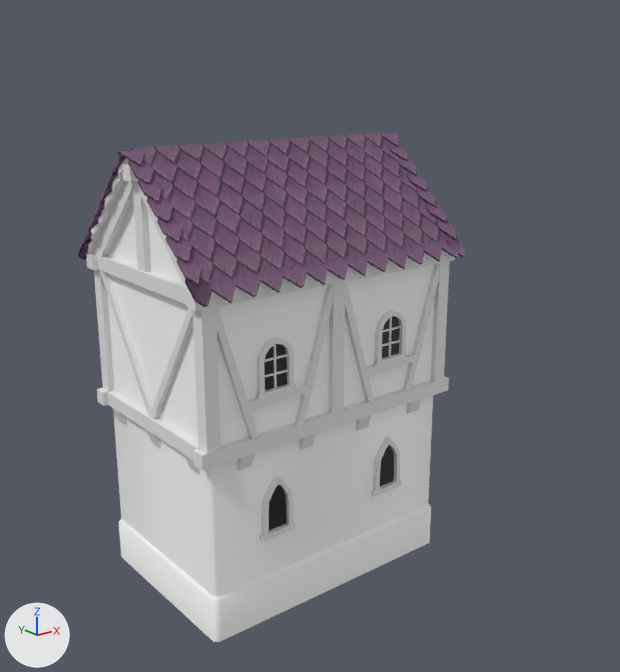
An edit to the FBX model models/small_house_010.fbx, drawn before and after from the same camera.
Both versions are drawn from a 50 mm camera at (-10.58, -14.43, 10.83) aimed at (1.6, 0.79, 4.75). Arrows for +X, +Y and +Z are at lower left; the lights stay in place. The picture after the commit comes second. Where no turn or scale is listed for an object, it has been applied to the vertices.

Names of what the first picture shows: 'Arched_window_simple.001', 'Moss_Foundation', 'Plaster_Wall', 'Plaster_Wall.001', 'Plaster_Wall.002', 'Roof_Scaled_Up', 'Stone_Wall', 'Stone_Wall.001', 'Stone_Wall.002', 'Wooden_Beam_Long', 'Wooden_Beam_Long.002', 'windowsill.006' and 72 more.
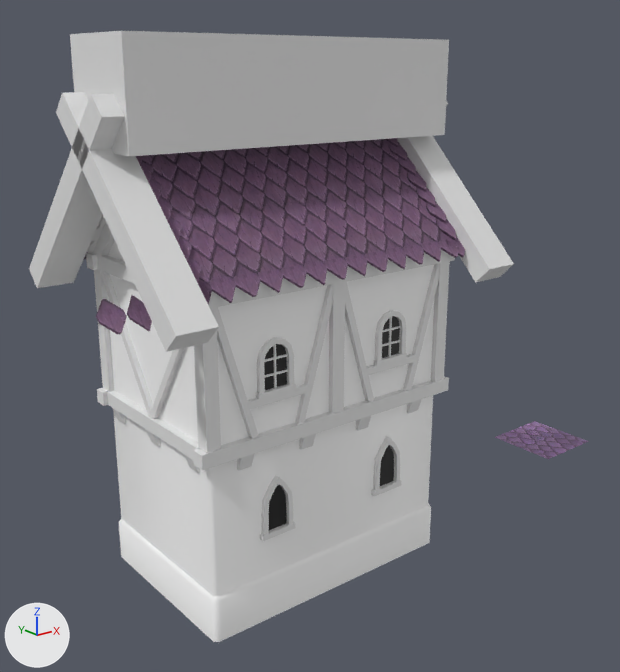
Where the newer file only moved an object's origin or applied its transform, the numbers keep the older frame.

The change, as a diff of the scene's bpy script:
```diff
--- a/models/small_house_010.fbx.py
+++ b/models/small_house_010.fbx.py
@@ img_diamond_roof_tiles_2_png @@
+img_diamond_roof_tiles_2_png = load_image('diamond_roof_tiles_2.png', 'textures/diamond_roof_tiles_2.png', 1024, 1024, 'sRGB')
@@ mat_diamond_roof_tiles_2 @@
+mat_diamond_roof_tiles_2 = principled_material('diamond_roof_tiles_2')
+mat_diamond_roof_tiles_2.texture = img_diamond_roof_tiles_2_png  # with its transparency
@@ me_cube_090 @@
+me_cube_090.from_pydata(...)  # a box spanning x -3.87..3.87, y -1.0..1.0, z -1.0..1.0
@@ me_cylinder_001 @@
+me_cylinder_001.from_pydata(...)  # 16 vertices, 10 faces; spans x -0.241..0.241, y -0.281..0.281, z -0.242..0.242
+me_cylinder_001.materials.append(mat_roof_tiles_3)  # picture img_roof_tiles_texture_3_png
@@ me_plane_011 @@
+me_plane_011.from_pydata(...)  # 4 vertices, 1 face; spans x -1.0..1.0, y -1.0..1.0, z 0.0
+me_plane_011.materials.append(mat_diamond_roof_tiles_2)  # picture img_diamond_roof_tiles_2_png
@@ me_cylinder @@
+me_cylinder.from_pydata(...)  # 12 vertices, 8 faces; spans x -0.227..0.227, y -0.339..0.271, z -0.29..0.233
+me_cylinder.materials.append(mat_roof_tiles_3)  # picture img_roof_tiles_texture_3_png
@@ me_cube_089 @@
+me_cube_089.from_pydata(...)  # 16 vertices, 12 faces; spans x -0.4..0.4, y -4.08..1.98, z -1.98..1.98
@@ me_cube_086 @@
+me_cube_086.from_pydata(...)  # 16 vertices, 12 faces; spans x -0.4..0.4, y -1.98..4.08, z -1.98..1.98
@@ ob_cube_002 @@
+ob_cube_002 = bpy.data.objects.new('Cube.002', me_cube_090)
+ob_cube_002.location = (0.13, 0.0, 10.39)
@@ ob_roof_tile_002 @@
+ob_roof_tile_002 = bpy.data.objects.new('Roof_Tile.002', me_cylinder_001)
+ob_roof_tile_002.location = (-4.65, -1.82, 6.93)
@@ ob_plane_011 @@
+ob_plane_011 = bpy.data.objects.new('Plane.011', me_plane_011)
+ob_plane_011.location = (10.0, 0.0, 0.0)
@@ ob_roof_tile_001 @@
+ob_roof_tile_001 = bpy.data.objects.new('Roof_Tile.001', me_cylinder)
+ob_roof_tile_001.location = (-4.1, -1.74, 6.91)
@@ ob_cube_001 @@
+ob_cube_001 = bpy.data.objects.new('Cube.001', me_cube_089)
+ob_cube_001.location = (3.75, 1.05, 8.42)
@@ ob_cube @@
+ob_cube = bpy.data.objects.new('Cube', me_cube_086)
+ob_cube.location = (-3.75, -1.05, 8.42)
```

Boxes [x1, y1, x2, y2] around the edits, measured in the pictures (620 x 672 px):
'Cube.002', added: after [70, 31, 449, 156]
'Cube', added: after [29, 92, 219, 352]
'Cube.001', added: after [397, 101, 514, 282]
'Plane.011', added (purple): after [495, 421, 589, 459]
'Roof_Tile.002', added (purple): after [96, 299, 127, 334]
'Roof_Tile.001', added (purple): after [127, 295, 152, 331]
'Roof_Side_Panels', unchanged, covered by the edit: before [108, 202, 183, 283]; after [108, 241, 124, 261]
